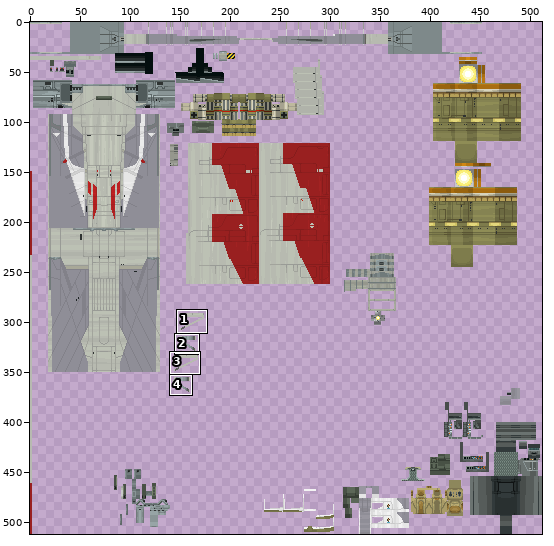
One commit to this sprite sheet: resources/models/vehicles/rz-1 awing/rz-1_default.png. The picture above shows the old version from afar; the outline marks the close-up.
Close-up. Before the commit:
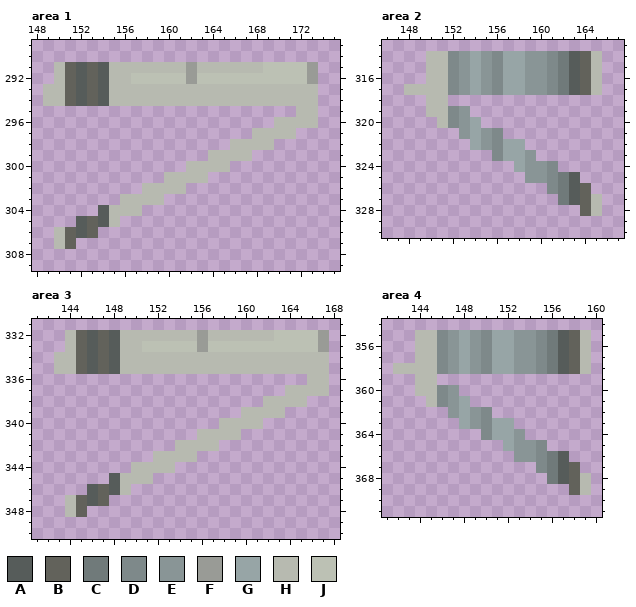
The file is 512x512 pixels. Colours within 5 levels of each other are drawn and written as one. Shown: area 1: x 148..175, y 289..309; area 2: x 146..167, y 313..330; area 3: x 141..168, y 331..350; area 4: x 141..160, y 354..371. The commit also changed other parts of the picture, which this record leaves out.
Palette (. is transparent): A #565c5a  B #62625b  C #707a7a  D #7e898a  E #899596  F #999b96  G #97a5a6  H #b7bab0  J #bcc1b4
Pixels before, area 1, first column x 149:
291 .HBABAHHHHHHHFHHHHHHJJJJF
292 .HBABAHHJJJJJFJJJJJJJJJJF
293 HHBABAHHHHHHHHHHHHHHHHHHH
294 HHBABAHHHHHHHHHHHHHHHHHHH
295 .......................HH
296 .....................HHHH
297 ...................HHHH..
298 .................HHHH....
299 ...............HHHH......
300 .............HHHH........
301 ...........HHHH..........
302 .........HHHH............
303 .......HHHH..............
304 .....AHHH................
305 ...ABAH..................
306 .HBAB....................
307 .HB......................
Pixels before, area 2, first column x 148:
314 ..HHDEGEDGGEEDCABH
315 ..HHDEGEDGGEEDCABH
316 ..HHDEGEDGGEEDCABH
317 HHHHDEGEDGGEEDCABH
318 ..HH..............
319 ..HHDE............
320 ...HDEG...........
321 .....EGED.........
322 ......GEDGG.......
323 ........DGGE......
324 ..........GEED....
325 ...........EEDCA..
326 .............DCAB.
327 ..............CABH
328 ................BH
Pixels before, area 3, first column x 143:
332 .HBABAHHHHHHHFHHHHHHJJJJF
333 .HBABAHHJJJJJFJJJJJJJJJJF
334 HHBABAHHHHHHHHHHHHHHHHHHH
335 HHBABAHHHHHHHHHHHHHHHHHHH
336 .......................HH
337 .....................HHHH
338 ...................HHHH..
339 .................HHHH....
340 ...............HHHH......
341 .............HHHH........
342 ...........HHHH..........
343 .........HHHH............
344 .......HHHH..............
345 .....AHHH................
346 ...ABAH..................
347 .HBAB....................
348 .HB......................
Pixels before, area 4, first column x 142:
355 ..HHDEGEDGGEEDCABH
356 ..HHDEGEDGGEEDCABH
357 ..HHDEGEDGGEEDCABH
358 HHHHDEGEDGGEEDCABH
359 ..HH..............
360 ..HHDE............
361 ...HDEG...........
362 .....EGED.........
363 ......GEDGG.......
364 ........DGGE......
365 ..........GEED....
366 ...........EEDCA..
367 .............DCAB.
368 ..............CABH
369 ................BH
Now the later version:
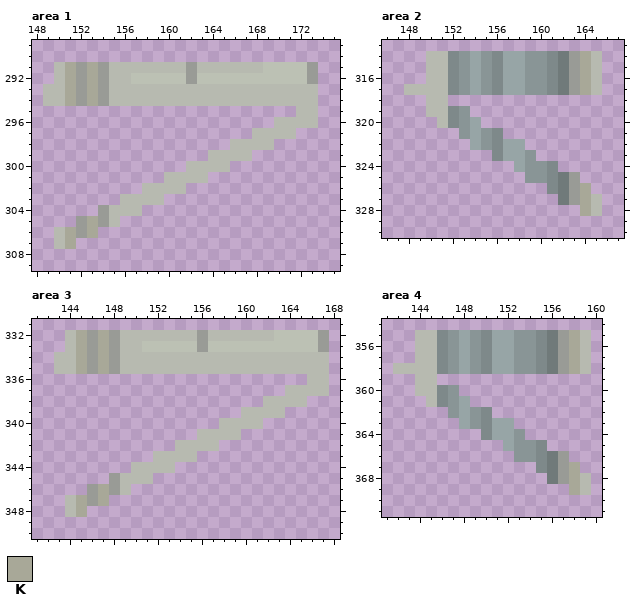
Colours new in this view: K #a8a898
What changed:
Area 1:
Colour F replaces colour A in rows 291 to 294 at x 152 and 154; in row 304 at x 154; in row 305 at x 152 and 154; in row 306 at x 152.
Colour K replaces colour B in rows 291 to 294 at x 151 and 153; in row 305 at x 153; in row 306 at x 151 and 153; in row 307 at x 151.
Area 2:
Colour F replaces colour A in rows 314 to 317 at x 163; in rows 325 to 327 at x 163.
Colour K replaces colour B in rows 314 to 317 at x 164; in rows 326 to 328 at x 164.
Area 3:
Colour F replaces colour A in rows 332 to 335 at x 146 and 148; in row 345 at x 148; in row 346 at x 146 and 148; in row 347 at x 146.
Colour K replaces colour B in rows 332 to 335 at x 145 and 147; in row 346 at x 147; in row 347 at x 145 and 147; in row 348 at x 145.
Area 4:
Colour F replaces colour A in rows 355 to 358 at x 157; in rows 366 to 368 at x 157.
Colour K replaces colour B in rows 355 to 358 at x 158; in rows 367 to 369 at x 158.
Boxes around the changes in both close-ups, in picture pixels (x1, y1, x2, y2):
changed: (65, 62, 109, 106)
changed: (65, 205, 109, 249)
changed: (569, 51, 591, 95)
changed: (569, 172, 591, 216)
changed: (76, 330, 120, 374)
changed: (76, 473, 120, 517)
changed: (558, 330, 580, 374)
changed: (558, 451, 580, 495)
